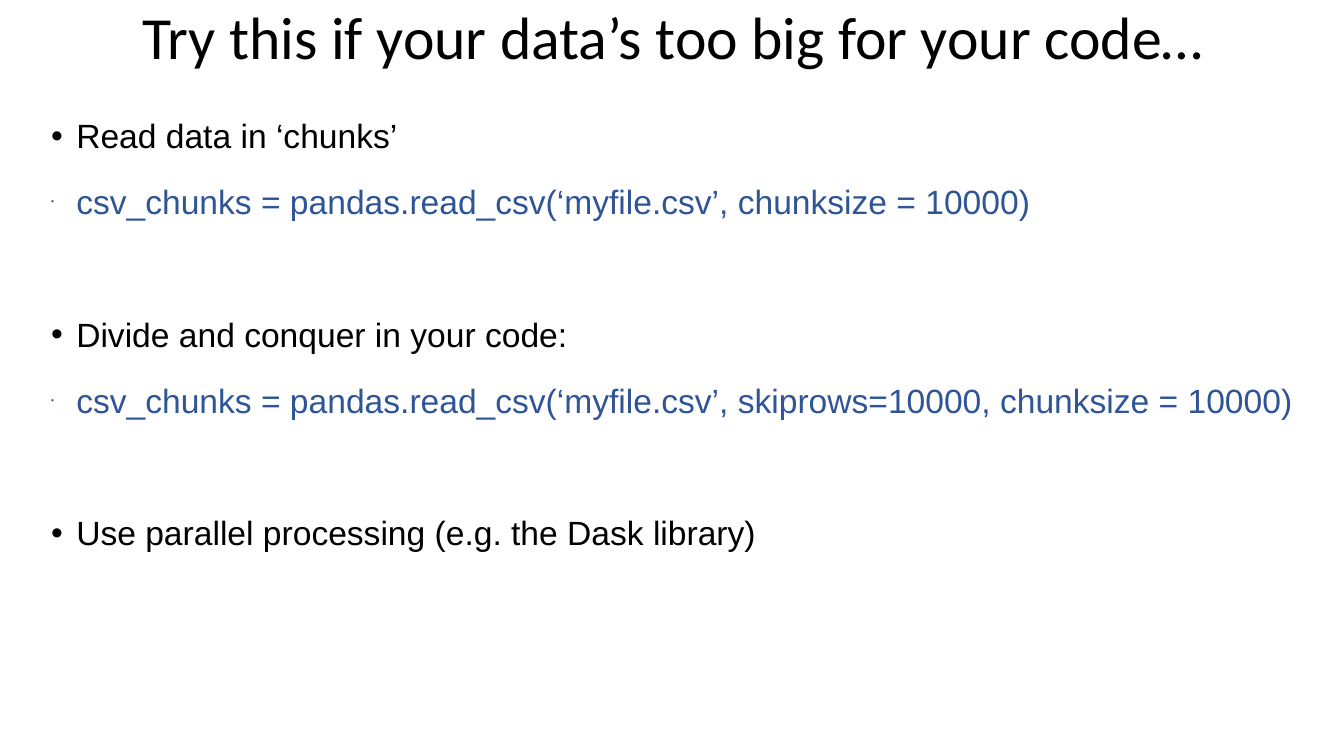
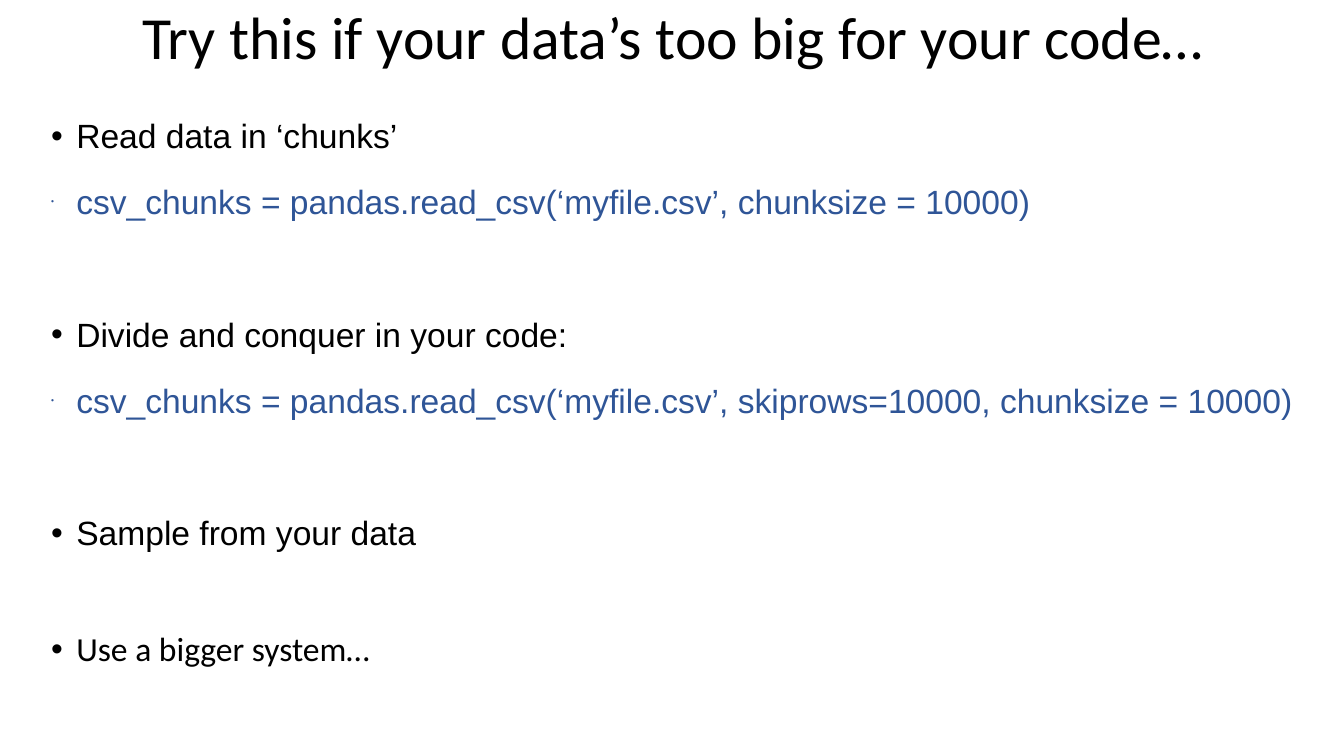
Before and after one commit to bodacea/datascienceforbeginners, a slide deck: slide 12 of Session 10 handling bigger data.pptx (slide 11 before the commit). Drawn at 1344x756 pixels with LibreOffice and Linux fonts; fonts in the diff are those of the drawing. Boxes give left, top, right and bottom in pixels: in the first picture for what was removed or moved away, otherwise in the second. Text is boxed around its words. In the diff, an @@ line names an element or a change of style, - is before the commit and + after.

```diff
--- a/Session 10 handling bigger data.pptx
+++ b/Session 10 handling bigger data.pptx
@@ text at (x1=76, y1=520, x2=416, y2=667): text changed @@
-• Use parallel processing (e.g. the Dask library)
+• Sample from your data
+• Use a bigger system…
```
Also in this commit, not shown: 2 other slides changed, 2 slides added, 1 slide removed.
